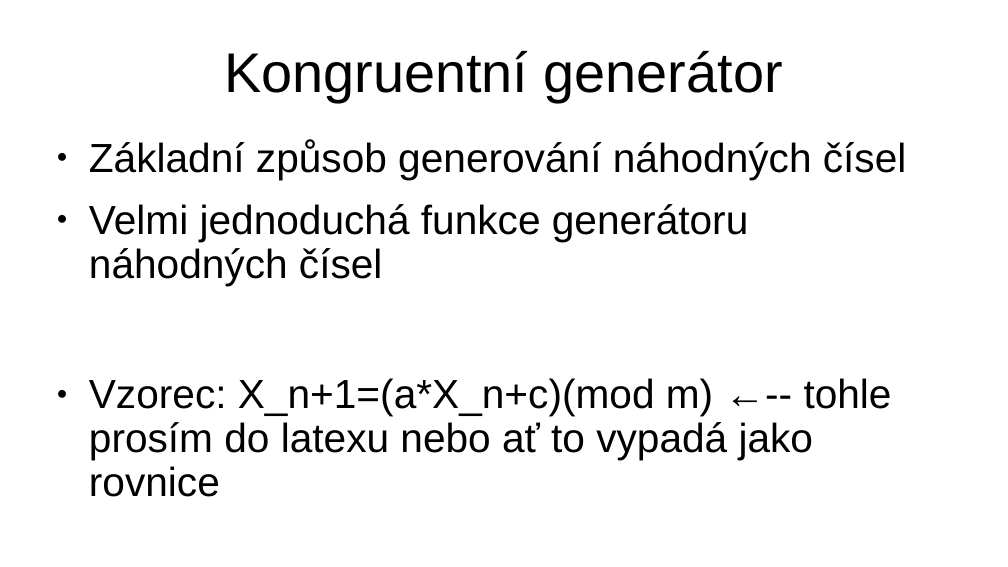
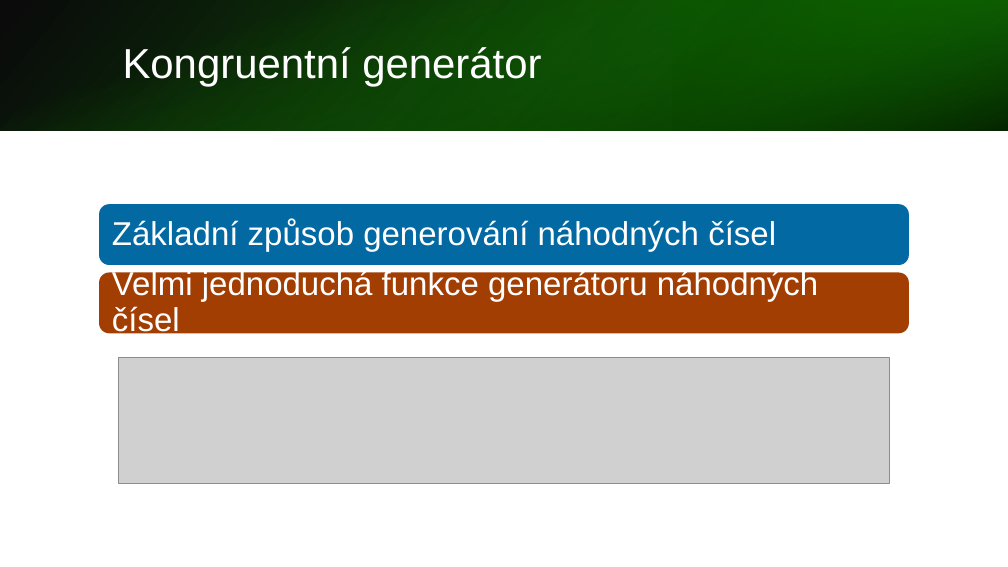
Before and after one commit to hruboson/UTB-PO-RAND, a slide deck: slide 5 of presentation.pptx. Drawn at 1008x567 pixels with LibreOffice and Linux fonts; fonts in the diff are those of the drawing; grey boxes stand for pictures. Boxes give left, top, right and bottom in pixels: in the first picture for what was removed or moved away, otherwise in the second. Text is boxed around its words. In the diff, an @@ line names an element or a change of style, - is before the commit and + after.

Commit message:
Prezentace pokročilé programování
Přidal jsem text do poznámek co bychom mohli +- říkat a snažil jsem se dodržovat styl možná ještě tam dám nějaký obsah a nějaký counter slidů

```diff
--- a/presentation.pptx
+++ b/presentation.pptx
@@ rectangle added at [0,0,1008,131], fill gradient #000000 to #127A02 @@
@@ rectangle added at [0,0,1008,130], fill gradient #18A303 to #000000 @@
@@ title "Kongruentní generátor": place and size @@
-title "Kongruentní generátor" at [224,51,783,102]
+title "Kongruentní generátor" at [123,47,541,87]
@@ title "Kongruentní generátor" at [123,47,541,87]: size 44 to 33 pt, text colour #000000 to #FFFFFF; alignment centre to left; line spacing 1 to 0.9 @@
@@ rectangle added at [672,0,1008,131], fill gradient #0C5201 to #18A303 @@
@@ text removed at [89,139,907,497] @@
-● Základní způsob generování náhodných čísel
-● Velmi jednoduchá funkce generátoru náhodných čísel
-● Vzorec: X_n+1=(a*X_n+c)(mod m) ←-- tohle prosím do latexu nebo ať to vypadá jako rovnice
@@ group added at [99,204,909,338]: 2 rounded rectangles, 2 texts @@
+Základní způsob generování náhodných čísel
+Velmi jednoduchá funkce generátoru náhodných čísel
@@ picture added at [119,358,890,483] @@
```
Also in this commit, not shown: 12 other slides changed, 3 slides added, 1 slide removed.
